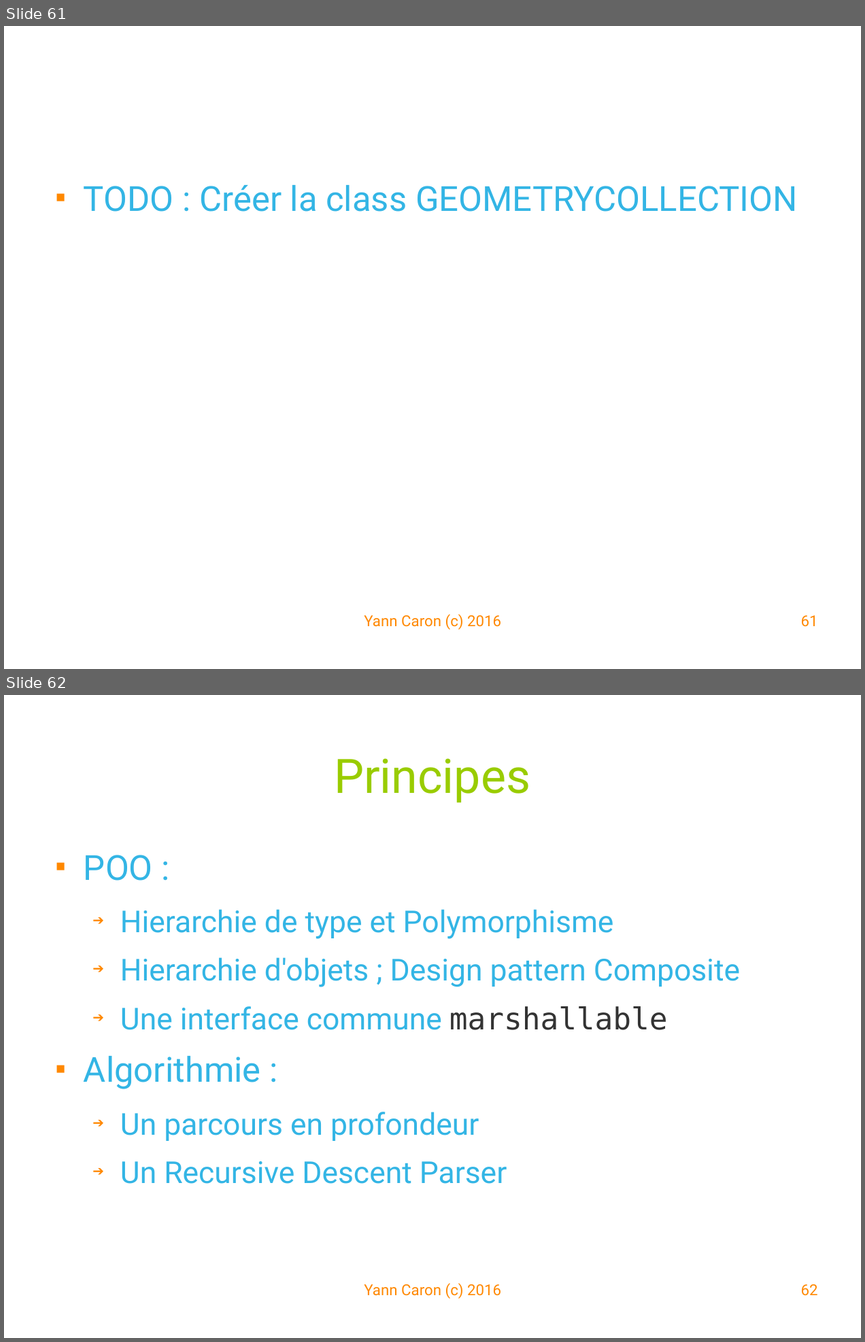
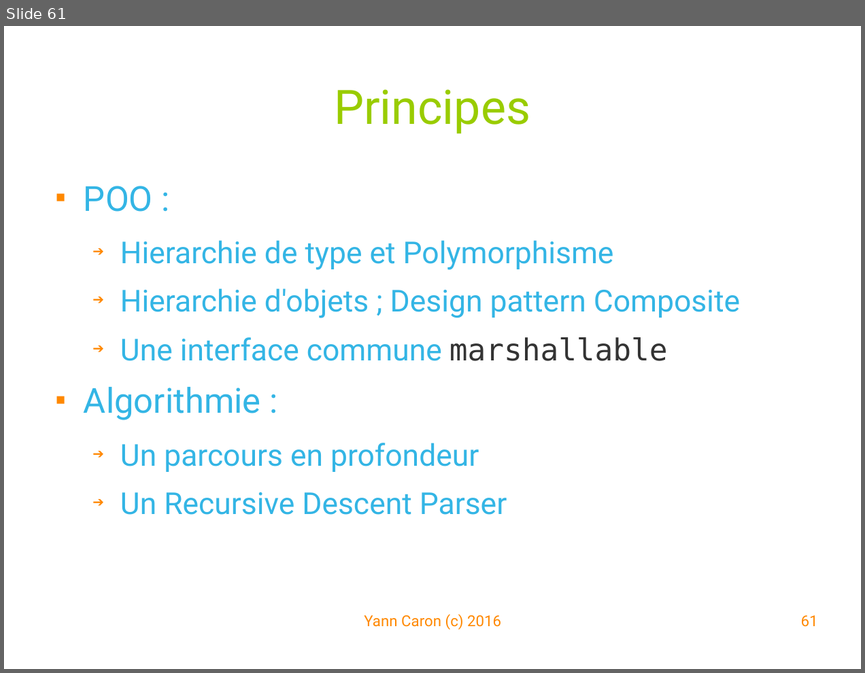
Before and after one commit to YannCaron/Android-ENSG, a slide deck: 10 - Spatialite.odp. Shown one above the other, each under a label of ours: slides 61 and 62 before the commit, slide 61 after it. The pictures are 865x1342 and 865x673 pixels, drawn with LibreOffice and Linux fonts; fonts in the diff are those of the drawing; background and template pictures are left out. Boxes give left, top, right and bottom in pixels: in the first picture for what was removed or moved away, otherwise in the second. Text is boxed around its words. In the diff, an @@ line names an element or a change of style, - is before the commit and + after.

```diff
--- a/10 - Spatialite.odp
+++ b/10 - Spatialite.odp
@@ slide 61 removed at box(4, 26, 861, 669), background #FFFFFF @@
@@ text removed at box(84, 185, 798, 212) @@
-■ TODO : Créer la class GEOMETRYCOLLECTION
@@ text removed at box(364, 614, 501, 630) @@
-Yann Caron (c) 2016
@@ page number removed at box(801, 616, 818, 627) @@
-61
@@ what was slide 62 is now slide 61 @@
@@ page number at box(801, 616, 818, 627): text changed @@
-62
+61
```
Also in this commit, not shown: 6 slides changed, 8 other files.
